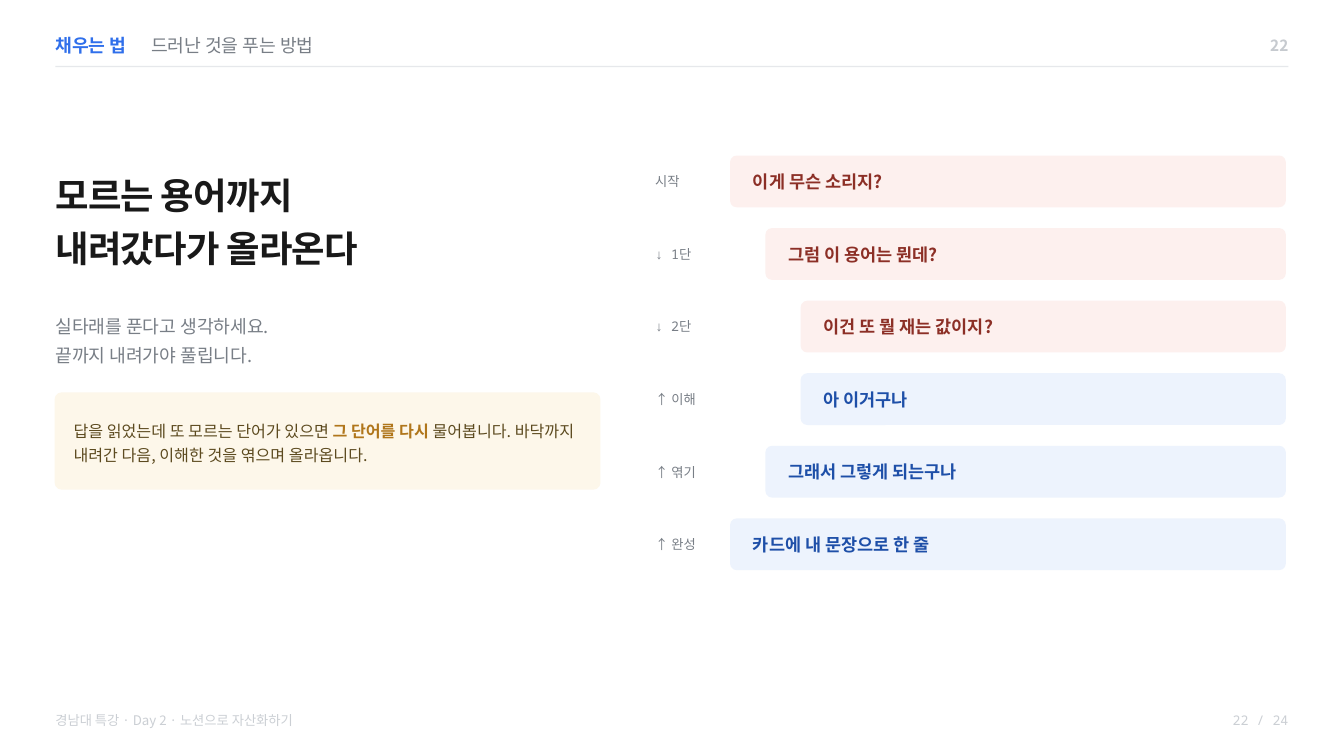
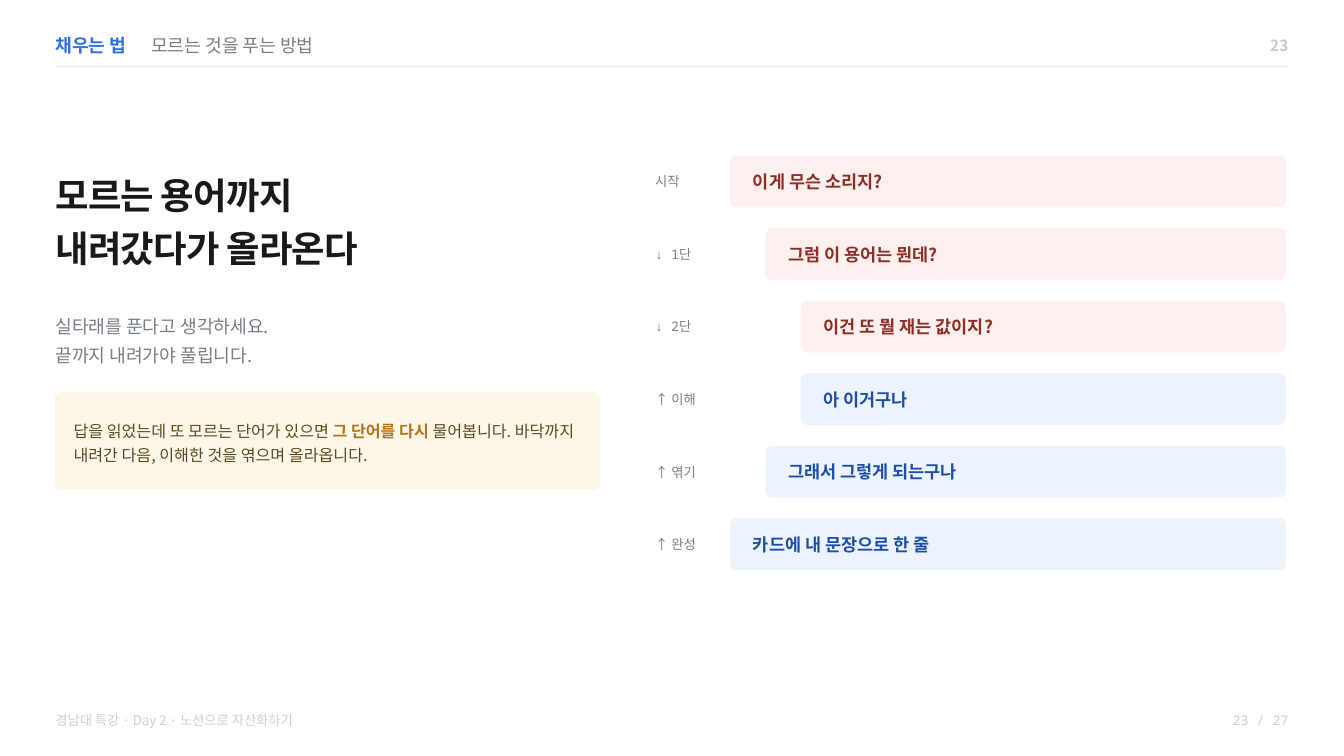
Before and after one commit to ahnchiyoon87/knu-agentic-factory, a slide deck: slide 23 of 특강/2일차/이론/노션_자산화_강의자료.pptx (slide 22 before the commit). Drawn at 1344x756 pixels with LibreOffice and Linux fonts; fonts in the diff are those of the drawing. Boxes give left, top, right and bottom in pixels: in the first picture for what was removed or moved away, otherwise in the second. Text is boxed around its words. In the diff, an @@ line names an element or a change of style, - is before the commit and + after.

```diff
--- a/특강/2일차/이론/노션_자산화_강의자료.pptx
+++ b/특강/2일차/이론/노션_자산화_강의자료.pptx
@@ text at bbox=[151, 37, 313, 54]: text changed @@
-드러난 것을 푸는 방법
+모르는 것을 푸는 방법
@@ text at bbox=[1270, 40, 1288, 51]: text changed @@
-22
+23
@@ text at bbox=[1233, 716, 1289, 725]: text changed @@
-22 / 24
+23 / 27
```
Also in this commit, not shown: 23 other slides changed, 3 slides added, 2 other files.
